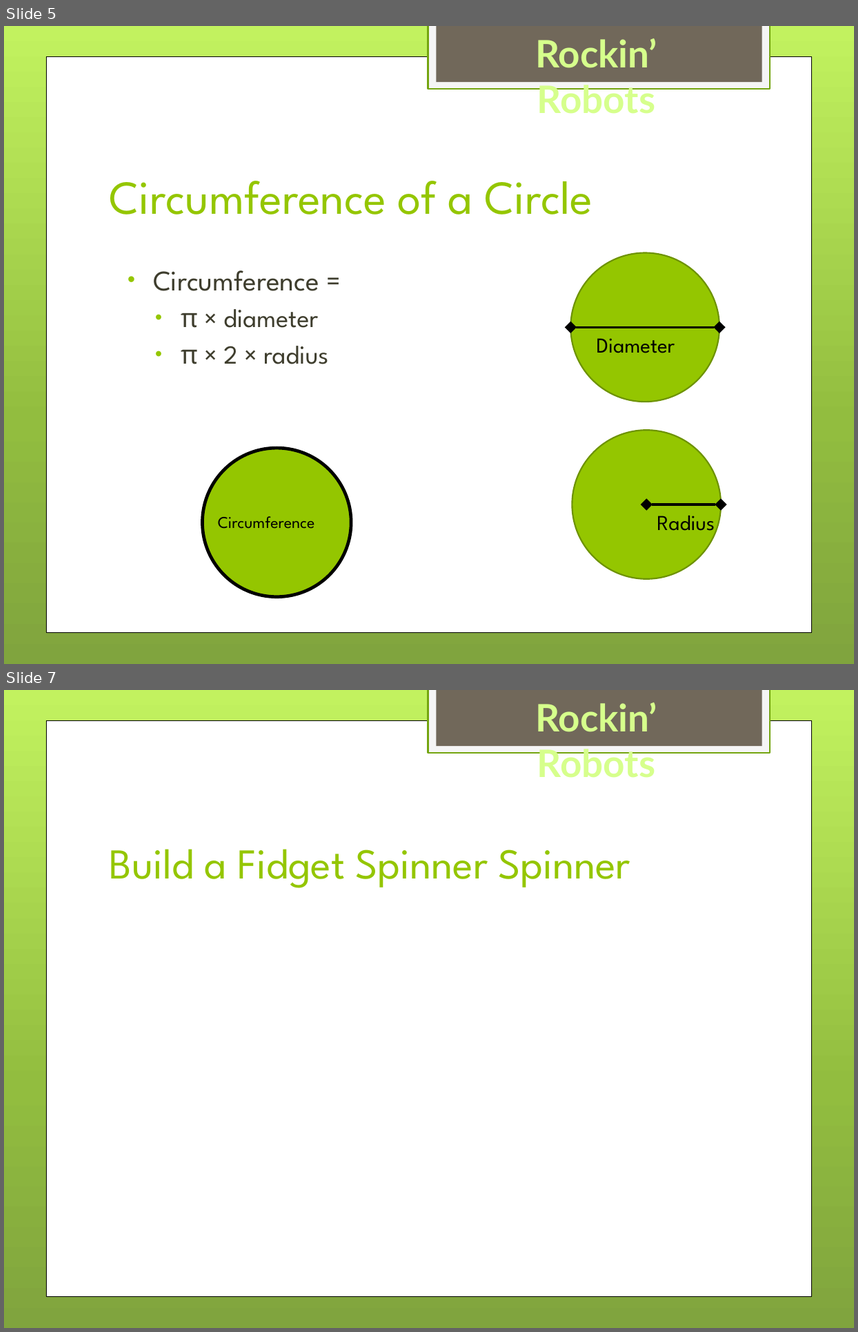
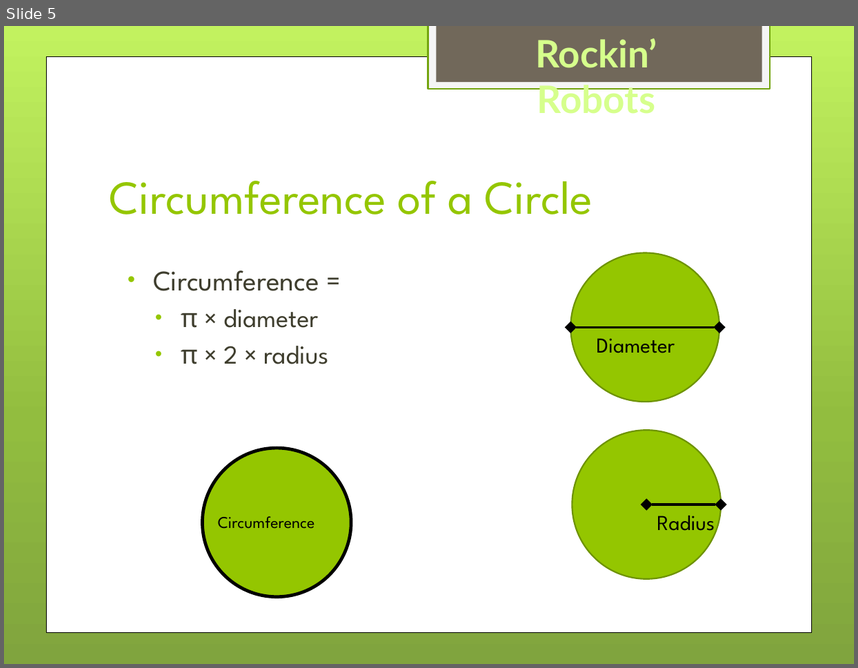
Before and after one commit to drahmel/el-segundo-girl-scouts-robotics-2017, a slide deck: meeting-6-circle-wheel/Girl Scouts LEGO Robotics - Meeting 6 - Wheel and Circle.pptx. Shown one above the other, each under a label of ours: slides 5 and 7 before the commit, slide 5 after it; the slides between them are not shown. The pictures are 858x1332 and 858x668 pixels, drawn with LibreOffice and Linux fonts; fonts in the diff are those of the drawing; background and template pictures are left out. Boxes give left, top, right and bottom in pixels: in the first picture for what was removed or moved away, otherwise in the second. Text is boxed around its words. In the diff, an @@ line names an element or a change of style, - is before the commit and + after.

```diff
--- a/meeting-6-circle-wheel/Girl Scouts LEGO Robotics - Meeting 6 - Wheel and Circle.pptx
+++ b/meeting-6-circle-wheel/Girl Scouts LEGO Robotics - Meeting 6 - Wheel and Circle.pptx
@@ slide 7 removed at [4,690,854,1328], background gradient #C3F35F to #93BF3F to #81A53E; not listed: 4 template elements that a slide beside it also shows @@
@@ title removed at [110,849,631,888] @@
-Build a Fidget Spinner Spinner
```
Also in this commit, not shown: 2 slides changed, 1 other slide removed.
